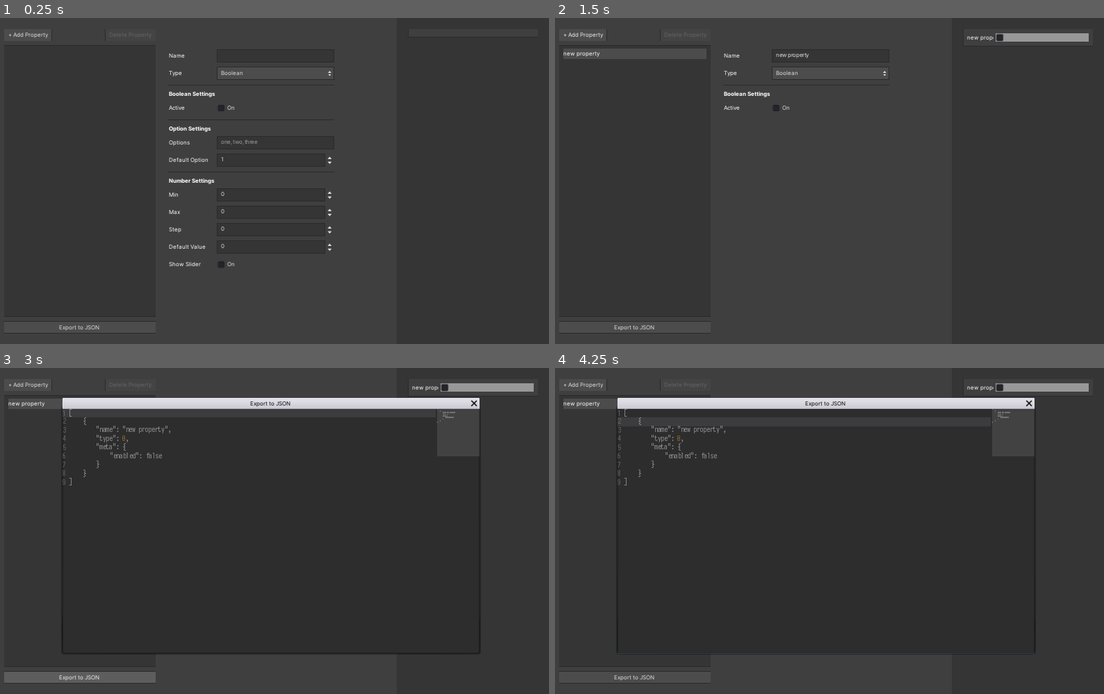
Above: before the commit, frames 1-4 (two rows, left to right).
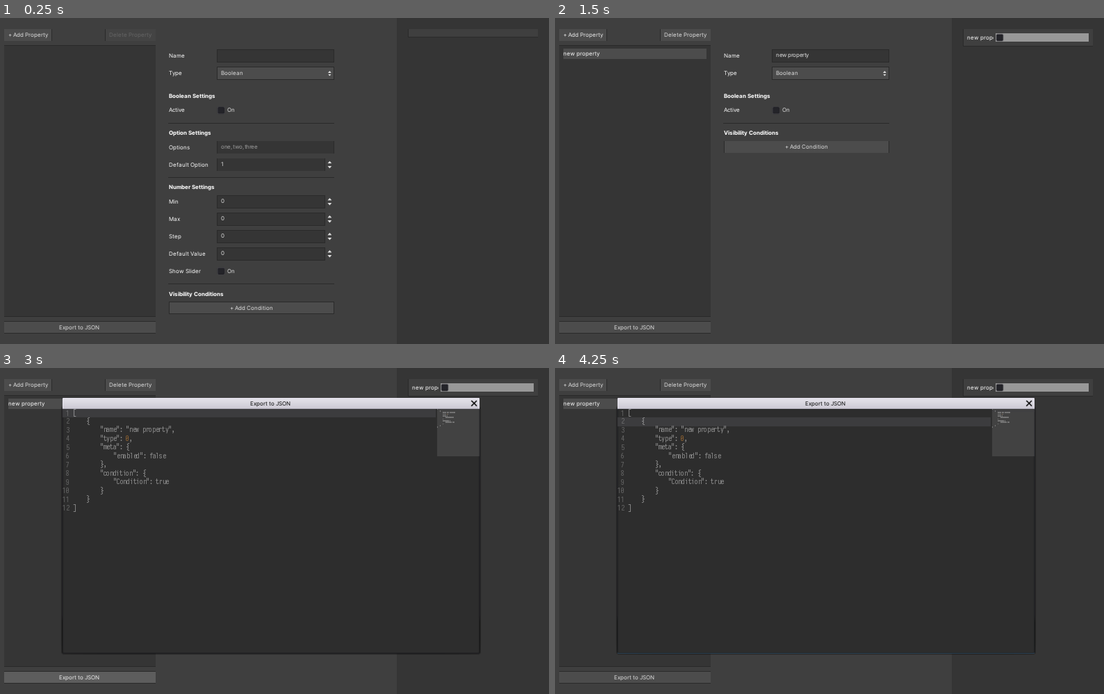
Above: after the commit, the same moments.

Repository: kkga/datatype-ui-designer
Game: Godot game, scene res://Main.tscn
The game is run twice, just before and just after one commit, with the same random seed, the same clock (stepped at 60 frames per second) and the same inputs.
Inputs (mouse positions are in pixels of both pictures, inside the frame that each line leads up to):
- Up to frame 1 (0.25 s): no input
- Up to frame 2 (1.5 s): click (829, 57) at 0.52 s; type "Alex" at 0.6 s; click (829, 141) at 0.75 s; type "12" at 0.83 s; click "+ Add Property" at 1.25 s
- Up to frame 3 (3 s): click (252, 498) at 2 s, where only the run after the commit has a clickable "+ Add Condition"; click "Export to JSON" at 2.75 s
- Up to frame 4 (4.25 s): click "Boolean" at 3.5 s

The runs differ from the first frame. In frame 1, 1.4% of the frame differs, in the area x 30-61%, y 22-90%; in frame 2, 0.4%; in frame 3, 0.6%; in frame 4, 0.6%.
Error before the commit: Invalid get index '0' (on base: 'PoolIntArray'). (res://Main.gd:155)
Error after the commit: Invalid get index '0' (on base: 'PoolIntArray'). (res://Main.gd:171)

Commit message:
add delete handling

Diff:
--- a/Main.gd
+++ b/Main.gd
@@ -11,9 +11,8 @@
 
 onready var prop_item_list: = $HBoxContainer/Panel/MarginContainer/LeftSide/PropListContainer/PropertyItemList
 onready var add_button: = $HBoxContainer/Panel/MarginContainer/LeftSide/PropListContainer/HBoxContainer/AddButton
-onready var delete_button: = $MarginContainer/HBoxContainer/LeftSide/PropListContainer/HBoxContainer/DeleteButton
+onready var delete_button: = $HBoxContainer/Panel/MarginContainer/LeftSide/PropListContainer/HBoxContainer/DeleteButton
 onready var prop_config: = $HBoxContainer/Panel/MarginContainer/LeftSide/PropConfigContainer/PropertyConfig
-onready var output: = $HBoxContainer/Panel2/RightSide/PanelContainer/OutputContainer
 
 enum DataTypes { BOOLEAN, OPTION, NUMBER }
 
@@ -22,7 +21,10 @@
 var property_dict_base: = {
 	name = "",
 	type = 0,
-	meta = {}
+	meta = {},
+	condition = {
+		"Condition": true
+	}
 }
 var meta_dict_base: = {
 	boolean = {
@@ -58,6 +60,14 @@
 	property_list.append(new_property)
 
 	emit_signal("property_added", new_property)
+	emit_signal("property_list_updated", property_list)
+
+
+func delete_property() -> void:
+	var selected_item: int = prop_item_list.get_selected_items()[0]
+	var selected_property = property_list[selected_item]
+	property_list.erase(selected_property)
+	emit_signal("property_deleted", selected_property)
 	emit_signal("property_list_updated", property_list)
 
 
@@ -106,19 +116,20 @@
 func handle_selection(index) -> void:
 	if index == -1:
 		prop_config.hide()
+		delete_button.disabled = true
 		return
 
 	var selected_property = property_list[index]
 
 	prop_config.show()
 	prop_config.update_fields(selected_property)
+	delete_button.disabled = false
 
 
 # SIGNAL CALLBACKS =============================================================
 
 
 func _on_property_list_updated(property_list) -> void:
-	output.create_controls(property_list)
 	print(property_list)
 
 
@@ -133,13 +144,18 @@
 	prop_item_list.set_item_text(selected_item, property.name)
 
 
+func _on_property_deleted(property) -> void:
+	var selected_item: int = prop_item_list.get_selected_items()[0]
+	prop_item_list.remove_item(selected_item)
+	handle_selection(-1)
+
+
 func _on_AddButton_pressed() -> void:
 	add_property()
 
 
 func _on_DeleteButton_pressed() -> void:
-#	property_list.erase(_selected_property)
-	prop_item_list.unselect_all()
+	delete_property()
 
 
 func _on_PropertyItemList_nothing_selected() -> void:
--- a/Main.tscn
+++ b/Main.tscn
@@ -1,10 +1,10 @@
-[gd_scene load_steps=11 format=2]
+[gd_scene load_steps=10 format=2]
 
 [ext_resource path="res://Main.gd" type="Script" id=1]
 [ext_resource path="res://webflow_theme.tres" type="Theme" id=2]
 [ext_resource path="res://PropertyConfig.tscn" type="PackedScene" id=3]
 [ext_resource path="res://PropertyItemList.gd" type="Script" id=4]
-[ext_resource path="res://OutputContainer.gd" type="Script" id=5]
+[ext_resource path="res://Output/OutputPanel.tscn" type="PackedScene" id=5]
 [ext_resource path="res://ExportPopup/ExportPopup.tscn" type="PackedScene" id=6]
 
 [sub_resource type="StyleBoxFlat" id=4]
@@ -15,23 +15,14 @@
 [sub_resource type="StyleBoxFlat" id=3]
 bg_color = Color( 0.211765, 0.211765, 0.211765, 1 )
 
-[sub_resource type="StyleBoxFlat" id=2]
-content_margin_left = 8.0
-content_margin_right = 8.0
-content_margin_top = 8.0
-content_margin_bottom = 8.0
-bg_color = Color( 0.25098, 0.25098, 0.25098, 1 )
-border_width_left = 1
-border_width_top = 1
-border_width_right = 1
-border_width_bottom = 1
-border_color = Color( 0.168627, 0.168627, 0.168627, 1 )
-
 [node name="Main" type="Control"]
 anchor_right = 1.0
 anchor_bottom = 1.0
 theme = ExtResource( 2 )
 script = ExtResource( 1 )
+__meta__ = {
+"_edit_use_anchors_": false
+}
 
 [node name="HBoxContainer" type="HBoxContainer" parent="."]
 anchor_right = 1.0
@@ -139,13 +130,13 @@
 size_flags_vertical = 3
 custom_styles/panel = SubResource( 5 )
 
-[node name="Panel2" type="PanelContainer" parent="HBoxContainer"]
+[node name="PreviewPanel" type="PanelContainer" parent="HBoxContainer"]
 margin_left = 744.0
 margin_right = 1024.0
 margin_bottom = 600.0
 custom_styles/panel = SubResource( 3 )
 
-[node name="RightSide" type="MarginContainer" parent="HBoxContainer/Panel2"]
+[node name="Margin" type="MarginContainer" parent="HBoxContainer/PreviewPanel"]
 margin_right = 280.0
 margin_bottom = 600.0
 rect_min_size = Vector2( 240, 0 )
@@ -157,31 +148,14 @@
 "_edit_use_anchors_": false
 }
 
-[node name="PanelContainer" type="PanelContainer" parent="HBoxContainer/Panel2/RightSide"]
+[node name="OutputPanel" parent="HBoxContainer/PreviewPanel/Margin" instance=ExtResource( 5 )]
 margin_left = 20.0
 margin_top = 20.0
 margin_right = 260.0
 margin_bottom = 36.0
-rect_min_size = Vector2( 240, 0 )
-size_flags_vertical = 0
-custom_styles/panel = SubResource( 2 )
-__meta__ = {
-"_edit_use_anchors_": false
-}
-
-[node name="OutputContainer" type="VBoxContainer" parent="HBoxContainer/Panel2/RightSide/PanelContainer"]
-margin_left = 8.0
-margin_top = 8.0
-margin_right = 232.0
-margin_bottom = 8.0
-rect_min_size = Vector2( 224, 0 )
-custom_constants/separation = 8
-script = ExtResource( 5 )
-__meta__ = {
-"_edit_use_anchors_": false
-}
 
 [node name="ExportPopup" parent="." instance=ExtResource( 6 )]
+[connection signal="property_list_updated" from="." to="HBoxContainer/PreviewPanel/Margin/OutputPanel" method="_on_Main_property_list_updated"]
 [connection signal="pressed" from="HBoxContainer/Panel/MarginContainer/LeftSide/PropListContainer/HBoxContainer/AddButton" to="." method="_on_AddButton_pressed"]
 [connection signal="pressed" from="HBoxContainer/Panel/MarginContainer/LeftSide/PropListContainer/HBoxContainer/DeleteButton" to="." method="_on_DeleteButton_pressed"]
 [connection signal="item_selected" from="HBoxContainer/Panel/MarginContainer/LeftSide/PropListContainer/PropertyItemList" to="." method="_on_PropertyItemList_item_selected"]
--- a/OutputContainer.gd
+++ b/Output/OutputPanel.gd
@@ -1,22 +1,39 @@
-extends VBoxContainer
+extends PanelContainer
 
 const LABEL_WIDTH = 48
 const CONTROL_WIDTH = 172
+
+onready var vbox: = $VBoxContainer
 
 
 func create_controls(property_list: Array) -> void:
 	_clear()
 	for prop in property_list:
+#		if _check_condition(prop, property_list):
 		var control: = _create_property_control(prop.name, prop.type, prop.meta)
-		add_child(control)
+		vbox.add_child(control)
+
+
+func _check_condition(property: Dictionary, property_list: Array) -> bool:
+	var condition_state: bool
+	var condition = property.condition
+
+	for prop in property_list:
+		if condition.has(prop.name) and condition[prop.name] == prop.value:
+			condition_state = true
+
+	return condition_state
 
 
 func _clear() -> void:
-	for child in get_children():
+	for child in vbox.get_children():
 		child.queue_free()
 
 
-func _create_property_control(property: String, type: int, meta: Dictionary) -> Control:
+func _create_property_control(
+			property: String,
+			type: int,
+			meta: Dictionary) -> Control:
 	var container: = HBoxContainer.new()
 
 	var label: = Label.new()
@@ -45,3 +62,9 @@
 	container.add_child(control)
 
 	return container
+
+
+# SIGNAL CALLBACKS =============================================================
+
+func _on_Main_property_list_updated(property_list) -> void:
+	create_controls(property_list)
--- /dev/null
+++ b/Output/OutputPanel.tscn
@@ -0,0 +1,37 @@
+[gd_scene load_steps=3 format=2]
+
+[ext_resource path="res://Output/OutputPanel.gd" type="Script" id=1]
+
+[sub_resource type="StyleBoxFlat" id=1]
+content_margin_left = 8.0
+content_margin_right = 8.0
+content_margin_top = 8.0
+content_margin_bottom = 8.0
+bg_color = Color( 0.25098, 0.25098, 0.25098, 1 )
+border_width_left = 1
+border_width_top = 1
+border_width_right = 1
+border_width_bottom = 1
+border_color = Color( 0.168627, 0.168627, 0.168627, 1 )
+
+[node name="OutputPanel" type="PanelContainer"]
+margin_right = 240.0
+margin_bottom = 16.0
+rect_min_size = Vector2( 240, 0 )
+size_flags_vertical = 0
+custom_styles/panel = SubResource( 1 )
+script = ExtResource( 1 )
+__meta__ = {
+"_edit_use_anchors_": false
+}
+
+[node name="VBoxContainer" type="VBoxContainer" parent="."]
+margin_left = 8.0
+margin_top = 8.0
+margin_right = 232.0
+margin_bottom = 8.0
+rect_min_size = Vector2( 224, 0 )
+custom_constants/separation = 8
+__meta__ = {
+"_edit_use_anchors_": false
+}
--- a/PropertyConfig.tscn
+++ b/PropertyConfig.tscn
@@ -19,7 +19,7 @@
 
 [node name="MarginContainer" type="MarginContainer" parent="."]
 margin_right = 320.0
-margin_bottom = 430.0
+margin_bottom = 496.0
 custom_constants/margin_right = 8
 custom_constants/margin_top = 8
 custom_constants/margin_left = 8
@@ -29,7 +29,7 @@
 margin_left = 8.0
 margin_top = 8.0
 margin_right = 312.0
-margin_bottom = 422.0
+margin_bottom = 488.0
 custom_constants/separation = 8
 
 [node name="NameContainer" type="HBoxContainer" parent="MarginContainer/VBoxContainer"]
@@ -291,6 +291,29 @@
 size_flags_horizontal = 3
 text = "On"
 flat = true
+
+[node name="Condition" type="VBoxContainer" parent="MarginContainer/VBoxContainer"]
+margin_top = 422.0
+margin_right = 304.0
+margin_bottom = 480.0
+custom_constants/separation = 8
+
+[node name="HSeparator" type="HSeparator" parent="MarginContainer/VBoxContainer/Condition"]
+margin_right = 304.0
+margin_bottom = 4.0
+
+[node name="Label" type="Label" parent="MarginContainer/VBoxContainer/Condition"]
+margin_top = 12.0
+margin_right = 304.0
+margin_bottom = 26.0
+custom_fonts/font = ExtResource( 3 )
+text = "Visibility Conditions"
+
+[node name="AddConditionButton" type="Button" parent="MarginContainer/VBoxContainer/Condition"]
+margin_top = 34.0
+margin_right = 304.0
+margin_bottom = 58.0
+text = "+ Add Condition"
 [connection signal="text_changed" from="MarginContainer/VBoxContainer/NameContainer/NameField" to="." method="_on_NameField_text_changed"]
 [connection signal="item_selected" from="MarginContainer/VBoxContainer/TypeContainer/TypeField" to="." method="_on_TypeField_item_selected"]
 [connection signal="toggled" from="MarginContainer/VBoxContainer/Boolean/HBoxContainer/BoolEnabled" to="." method="_on_BoolEnabled_toggled"]
--- a/webflow_theme.tres
+++ b/webflow_theme.tres
@@ -82,7 +82,7 @@
 CheckBox/styles/hover_pressed = null
 CheckBox/styles/normal = SubResource( 6 )
 CheckBox/styles/pressed = null
-HSeparator/constants/separation = 4
+HSeparator/constants/separation = 8
 HSeparator/styles/separator = SubResource( 5 )
 ItemList/colors/font_color = Color( 0.63, 0.63, 0.63, 1 )
 ItemList/colors/font_color_selected = Color( 1, 1, 1, 1 )
@@ -154,5 +154,5 @@
 PopupMenu/styles/panel_disabled = null
 PopupMenu/styles/separator = null
 SpinBox/icons/updown = null
-VSeparator/constants/separation = 4
+VSeparator/constants/separation = 8
 VSeparator/styles/separator = null
